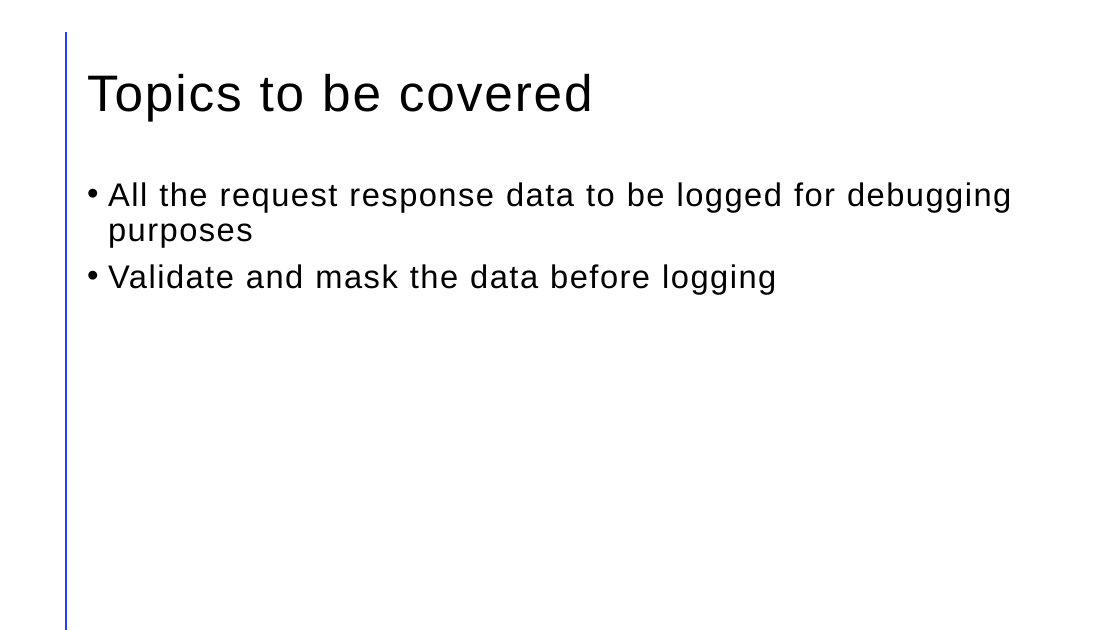
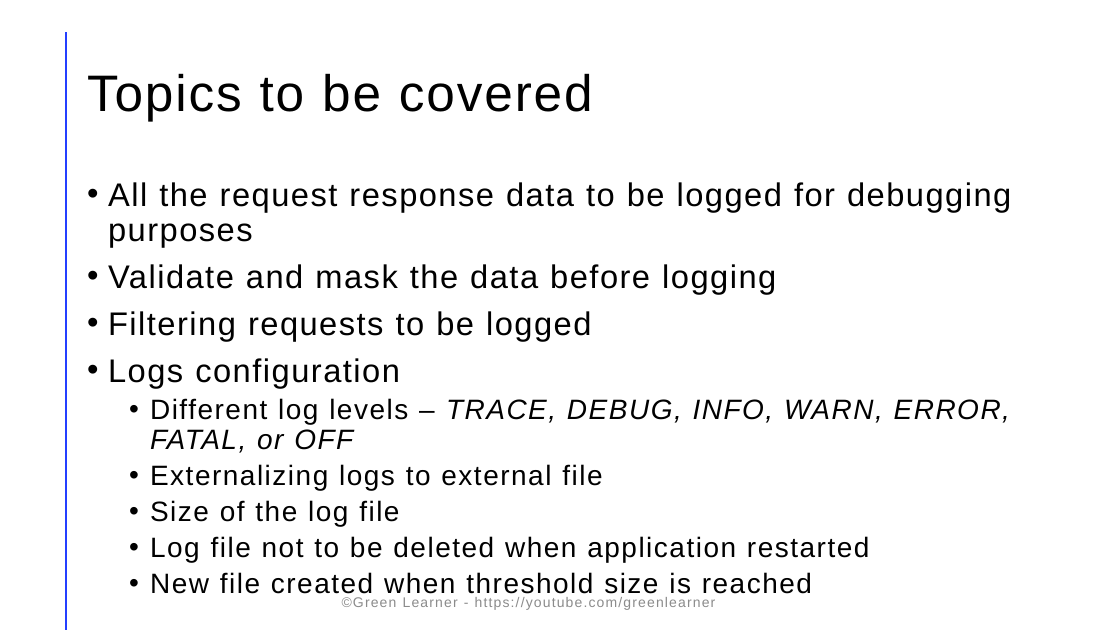
Before and after one commit to codefarm0/microservices-projects-store, a slide deck: slide 23 of Online-Shopping-Portal/microservices-demo.pptx. Drawn at 1120x630 pixels with LibreOffice and Linux fonts; fonts in the diff are those of the drawing. Boxes give left, top, right and bottom in pixels: in the first picture for what was removed or moved away, otherwise in the second. Text is boxed around its words. In the diff, an @@ line names an element or a change of style, - is before the commit and + after.

```diff
--- a/Online-Shopping-Portal/microservices-demo.pptx
+++ b/Online-Shopping-Portal/microservices-demo.pptx
@@ text at (108, 311, 1010, 598): paragraphs added @@
+• Filtering requests to be logged
+• Logs configuration
+  • Different log levels – TRACE, DEBUG, INFO, WARN, ERROR, FATAL, or OFF
+  • Externalizing logs to external file
+  • Size of the log file
+  • Log file not to be deleted when application restarted
+  • New file created when threshold size is reached
@@ text added at (342, 597, 716, 610), 12 pt, text #8C8C8C @@
+©Green Learner - https://youtube.com/greenlearner
```
Also in this commit, not shown: 6 other slides changed, 4 slides added, 1 slide removed, 3 other files.
